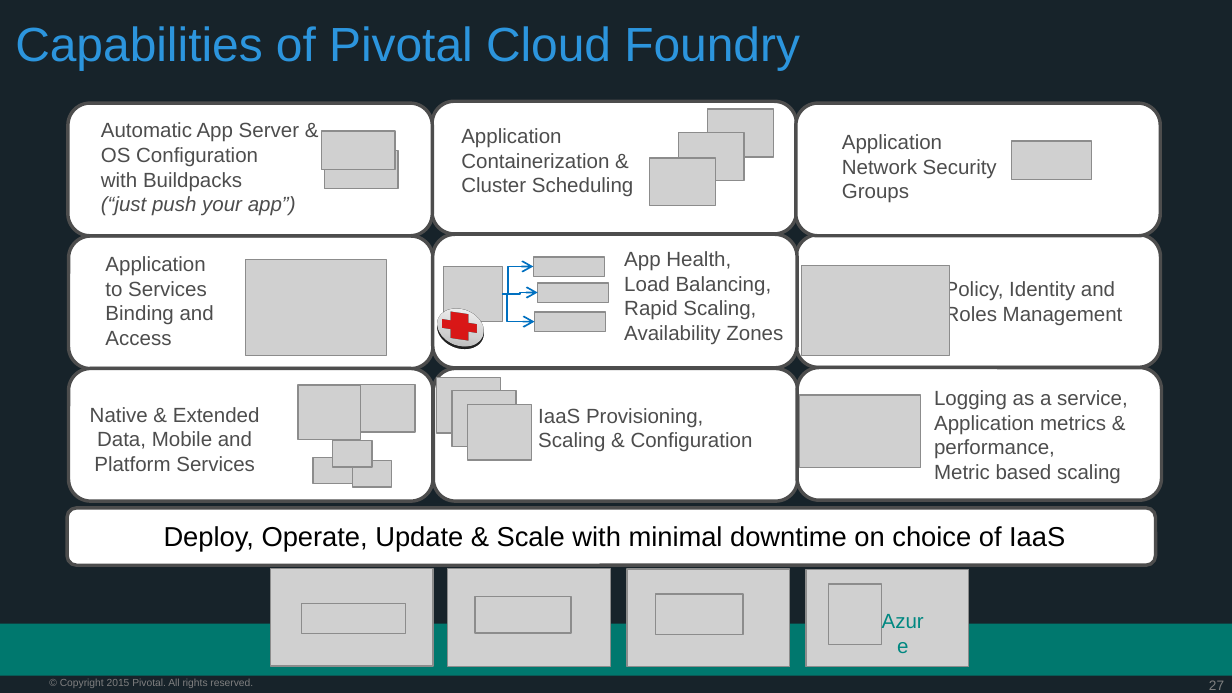
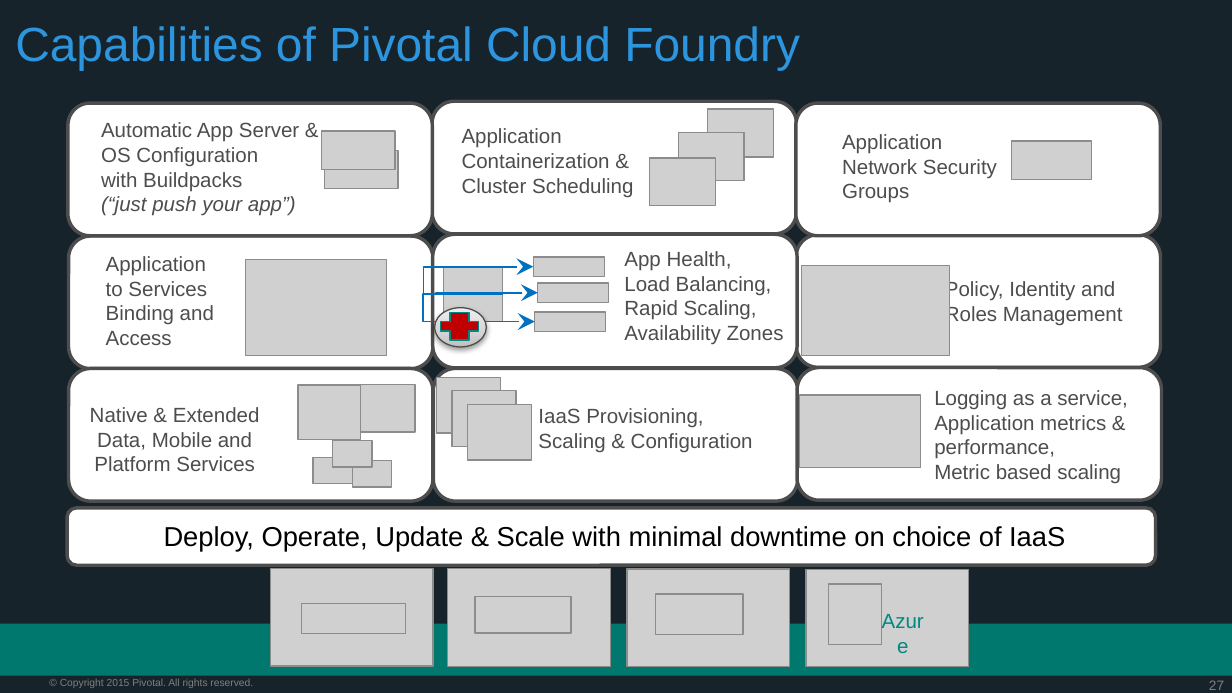
Before and after one commit to kishorepkr/PCF-Workshop-Fox, a slide deck: slide 27 of presentations/PCF-Architecture.pptx. Drawn at 1232x693 pixels with LibreOffice and Linux fonts; fonts in the diff are those of the drawing; grey boxes stand for pictures; background and template pictures are left out. Boxes give left, top, right and bottom in pixels: in the first picture for what was removed or moved away, otherwise in the second. Text is boxed around its words. In the diff, an @@ line names an element or a change of style, - is before the commit and + after.

```diff
--- a/presentations/PCF-Architecture.pptx
+++ b/presentations/PCF-Architecture.pptx
@@ proportions changed in 5 elements at [69, 237, 434, 370], [434, 368, 798, 501], [796, 235, 1161, 368], [432, 234, 797, 367], [796, 103, 1161, 237] @@
@@ elbow arrow (503, 294) - (533, 266): arrowheads changed; route changed @@
@@ elbow arrow (503, 294) - (535, 322): arrowheads changed; route changed @@
@@ elbow arrow (503, 294) - (538, 293): arrowheads changed; route changed @@
@@ ellipse at [435, 308, 487, 347]: fill gradient #C2C2C2 to #D4D4D4 to #EFEFEF to gradient #C0C0C0 to #D3D3D3 to #EEEEEE @@
```
Also in this commit, not shown: 18 other slides changed.
